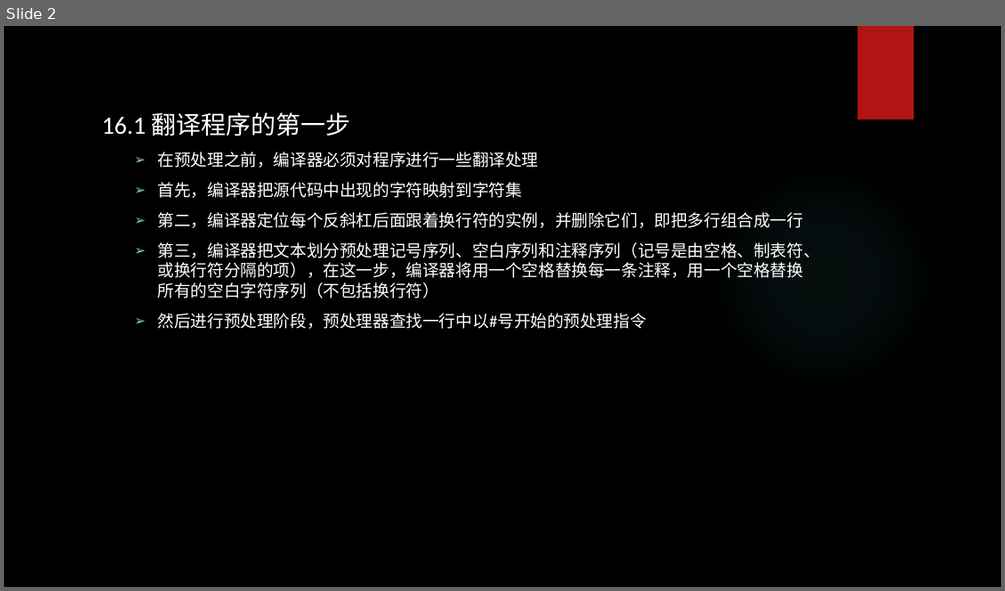
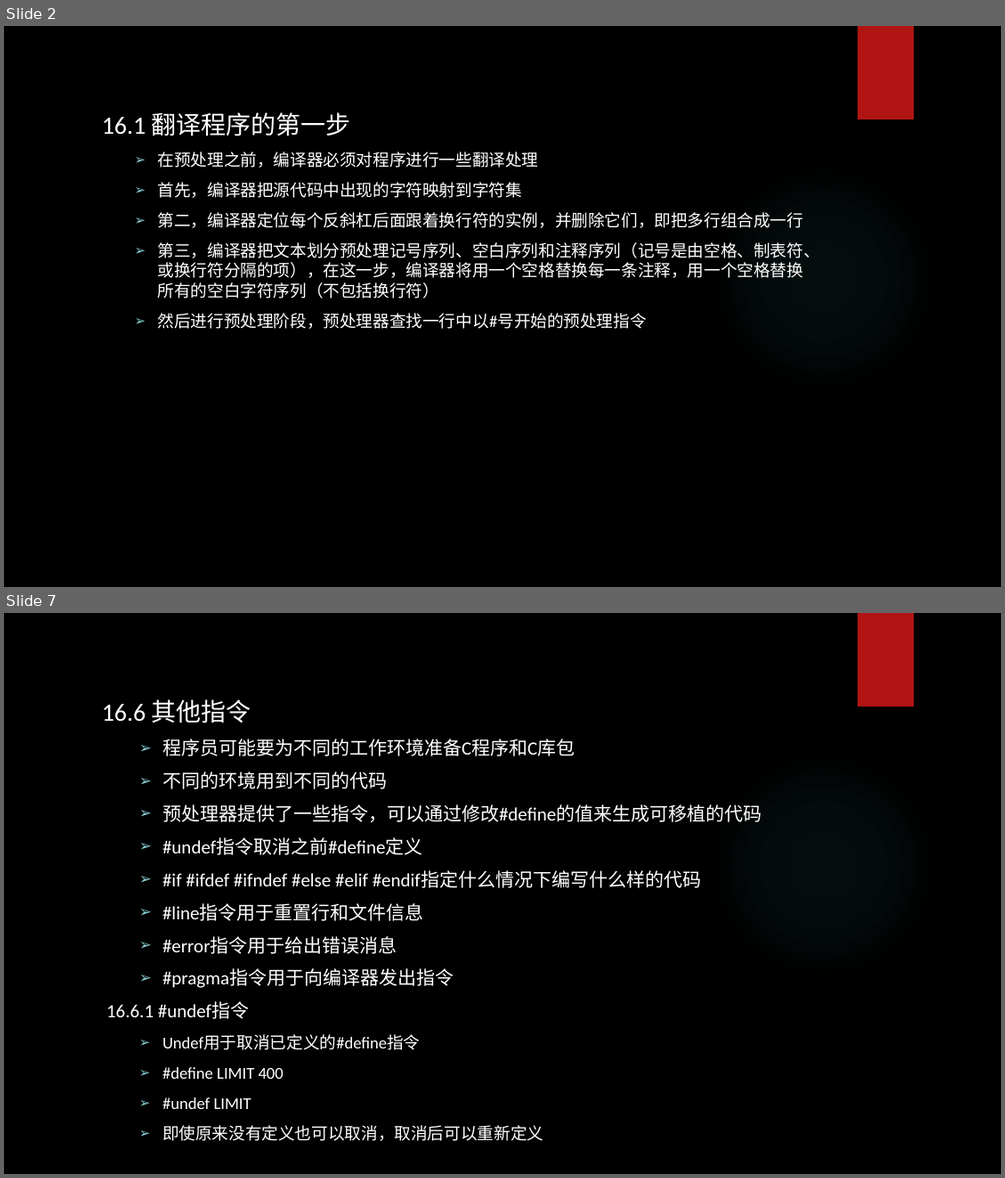
Before and after one commit to tsyin/c_ppt-code, a slide deck: PPT/16 C预处理器和C库.pptx. Shown one above the other, each under a label of ours: slide 2 before the commit, slides 2 and 7 after it; the slides between them are not shown. The pictures are 1005x591 and 1005x1178 pixels, drawn with LibreOffice and Linux fonts; fonts in the diff are those of the drawing; background and template pictures are left out. Boxes give left, top, right and bottom in pixels: in the first picture for what was removed or moved away, otherwise in the second. Text is boxed around its words. In the diff, an @@ line names an element or a change of style, - is before the commit and + after.

```diff
--- a/PPT/16 C预处理器和C库.pptx
+++ b/PPT/16 C预处理器和C库.pptx
@@ slide 7 added at [4, 613, 1001, 1174], background picture (left out); not listed: 2 template elements that a slide beside it also shows @@
@@ text added at [102, 699, 761, 1141], 18 pt, text #FFFFFF @@
+16.6 其他指令
+  ➢ 程序员可能要为不同的工作环境准备C程序和C库包
+  ➢ 不同的环境用到不同的代码
+  ➢ 预处理器提供了一些指令，可以通过修改#define的值来生成可移植的代码
+  ➢ #undef指令取消之前#define定义
+  ➢ #if #ifdef #ifndef #else #elif #endif指定什么情况下编写什么样的代码
+  ➢ #line指令用于重置行和文件信息
+  ➢ #error指令用于给出错误消息
+  ➢ #pragma指令用于向编译器发出指令
+16.6.1 #undef指令
+  ➢ Undef用于取消已定义的#define指令
+  ➢ #define LIMIT 400
+  ➢ #undef LIMIT
+  ➢ 即使原来没有定义也可以取消，取消后可以重新定义
```
Also in this commit, not shown: 1 slide changed, 4 other slides added.
